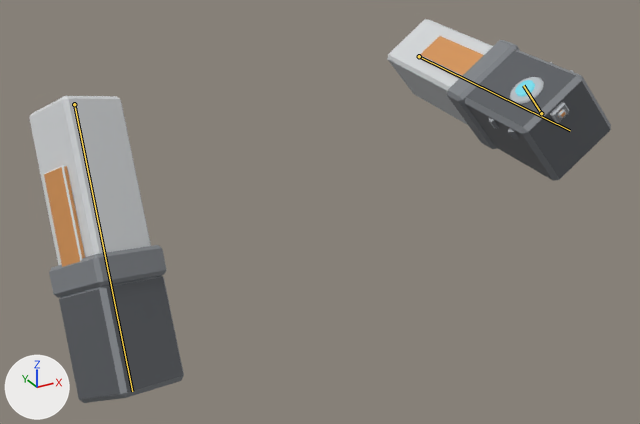
One commit to the Blender file Artsource/Phase09A_1/output/FP_PlayerArms.blend: the scene before it, then after it.
Both versions are drawn from a 50 mm camera at (-0.62, -1.245, 0.214) aimed at (-0.003, -0.123, -0.347). Arrows for +X, +Y and +Z are at lower left; the lights stay in place. The first picture is the older version. Both versions are drawn at frame 32 of the action 'Wrist_Idle'; the numbers are the values there. The bones that change, and the others that lie on the model, are drawn over the model as lines.

Names of what the first picture shows: 'GEO_Arm_L', 'GEO_Arm_R', 'GEO_HandBlock_L', 'GEO_HandBlock_R', 'GEO_WristDevice_L'.
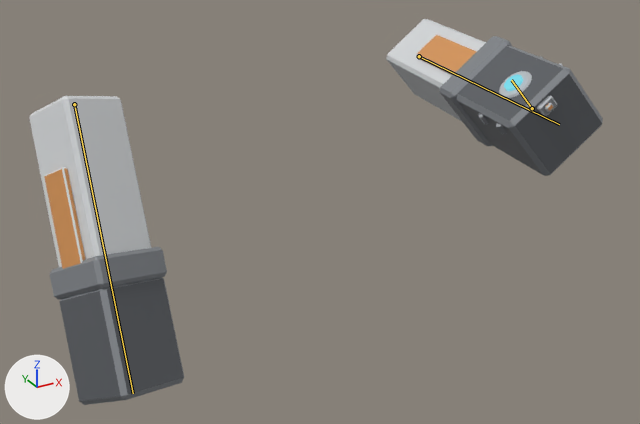
Changed parts and their boxes (x1, y1, x2, y2) in the pictures (640 x 424 px):
'GEO_HandBlock_R', posed
    before: (49, 245, 184, 403)
    after: (50, 247, 184, 405)
'GEO_HandBlock_L', posed
    before: (447, 40, 611, 181)
    after: (440, 36, 603, 176)
'GEO_Arm_L', posed
    before: (387, 19, 493, 125)
    after: (386, 19, 486, 121)
'GEO_WristDevice_L', posed
    before: (489, 62, 573, 139)
    after: (478, 56, 563, 134)
bone 'Arm_L', root to tip
    before: (419, 56) to (570, 130)
    after: (419, 56) to (559, 124)

The edits, one by one:
Bone 'Arm_L' (bone_arm_l) turns from (-103, 29, -107) to (-105, 26, -108) degrees about its own x, y and z.
